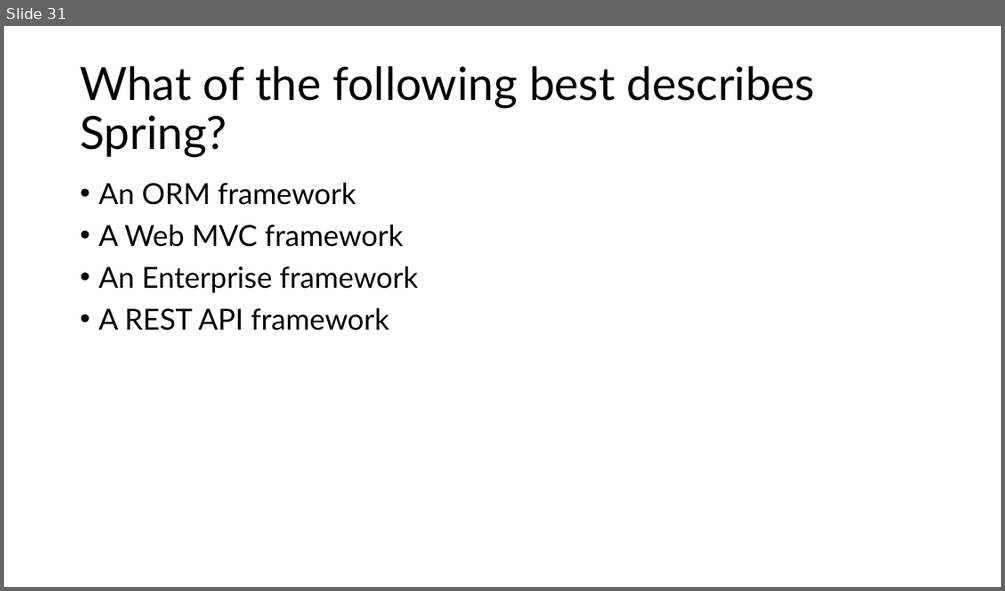
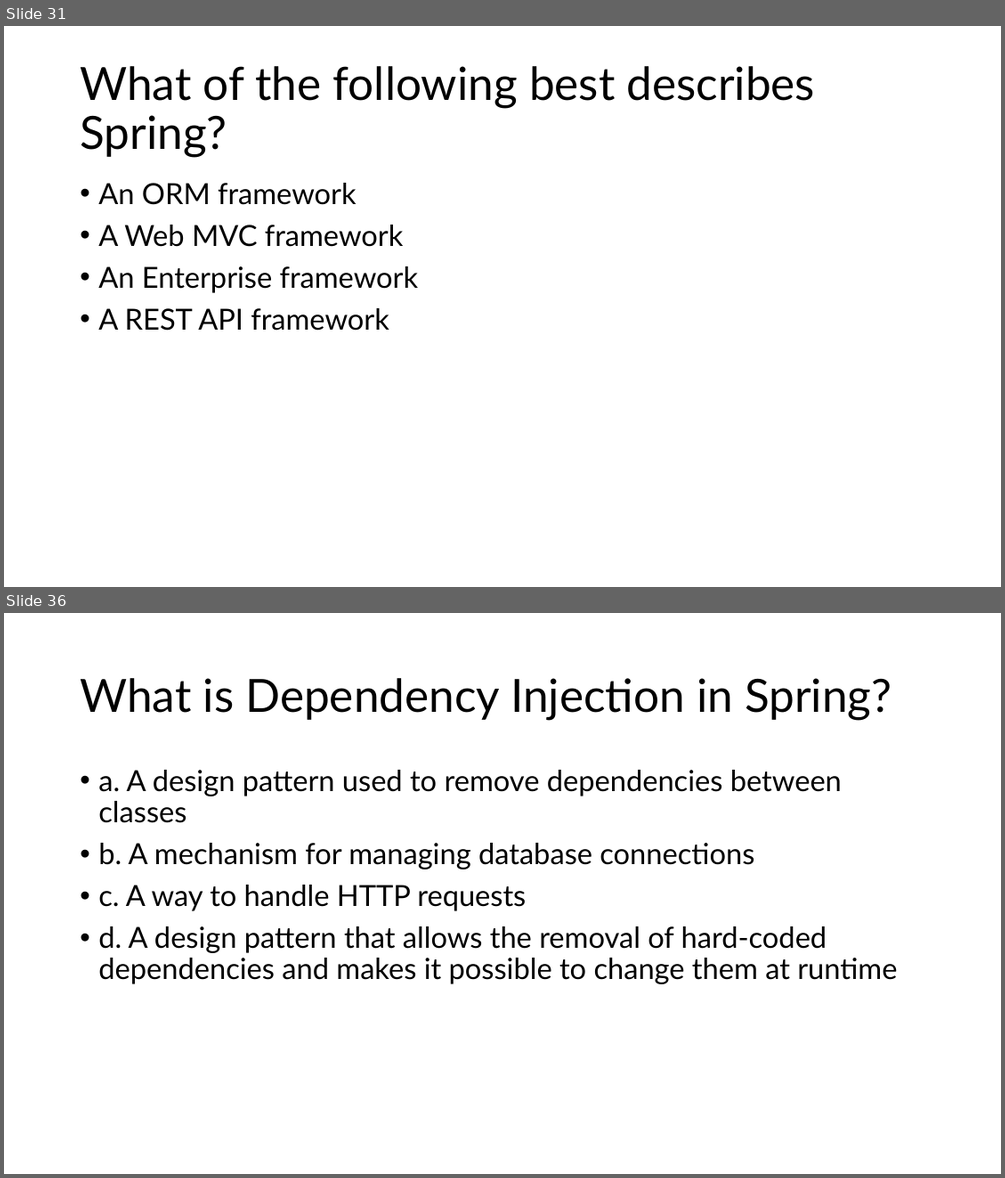
Before and after one commit to aniljos/FS-May-2024, a slide deck: Presentation/MCQ's.pptx. Shown one above the other, each under a label of ours: slide 31 before the commit, slides 31 and 36 after it; the slides between them are not shown. The pictures are 1005x591 and 1005x1178 pixels, drawn with LibreOffice and Linux fonts; fonts in the diff are those of the drawing. Boxes give left, top, right and bottom in pixels: in the first picture for what was removed or moved away, otherwise in the second. Text is boxed around its words. In the diff, an @@ line names an element or a change of style, - is before the commit and + after.

```diff
--- a/Presentation/MCQ's.pptx
+++ b/Presentation/MCQ's.pptx
@@ slide 36 added at <box>4,613,1001,1174</box>, background #FFFFFF @@
@@ title added at <box>80,678,891,720</box>, 44 pt, text #000000 @@
+What is Dependency Injection in Spring?
@@ text added at <box>98,770,897,984</box>, 28 pt, text #000000 @@
+• a. A design pattern used to remove dependencies between classes
+• b. A mechanism for managing database connections
+• c. A way to handle HTTP requests
+• d. A design pattern that allows the removal of hard-coded dependencies and makes it possible to change them at runtime
```
Also in this commit, not shown: 12 other slides added, 1 other file.
